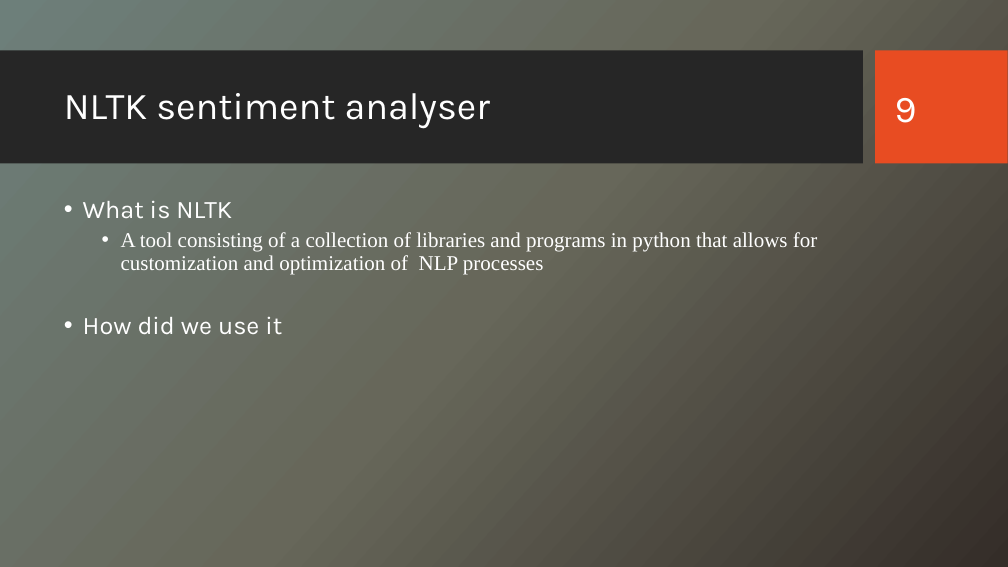
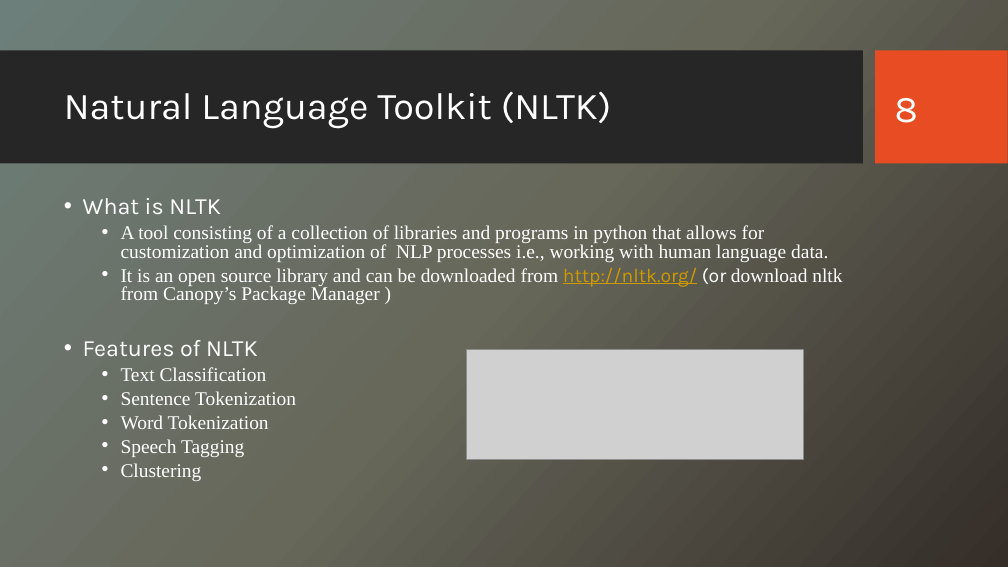
Before and after one commit to CS223-YelpReview/Yelp-NLP, a slide deck: slide 8 of Yelp Reviews – A Study.pptx (slide 9 before the commit). Drawn at 1008x567 pixels with LibreOffice and Linux fonts; fonts in the diff are those of the drawing; grey boxes stand for pictures; background and template pictures are left out. Boxes give left, top, right and bottom in pixels: in the first picture for what was removed or moved away, otherwise in the second. Text is boxed around its words. In the diff, an @@ line names an element or a change of style, - is before the commit and + after.

Commit message:
Modified ppt

```diff
--- a/Yelp Reviews – A Study.pptx
+++ b/Yelp Reviews – A Study.pptx
@@ title at box(64, 92, 611, 128): text changed @@
-NLTK sentiment analyser
+Natural Language Toolkit (NLTK)
@@ page number at box(895, 98, 918, 123): text changed @@
-9
+8
@@ text at box(83, 198, 221, 214): size 24 to 22.2 pt in "What is NLTK"; line spacing 0.9 to 0.8 @@
@@ text at box(83, 225, 842, 481): text changed; size 20 to 18.5 pt @@
-  • A tool consisting of a collection of libraries and programs in python that allows for customization and optimization of NLP processes
-• How did we use it
+  • A tool consisting of a collection of libraries and programs in python that allows for customization and optimization of NLP processes i.e., working with human language data.
+  • It is an open source library and can be downloaded from http://nltk.org/ (or download nltk from Canopy’s Package Manager )
+• Features of NLTK
+  • Text Classification
+  • Sentence Tokenization
+  • Word Tokenization
+  • Speech Tagging
+  • Clustering
@@ picture added at box(467, 350, 804, 460) @@
```
Also in this commit, not shown: 5 other slides changed, 7 slides added, 1 slide removed.
